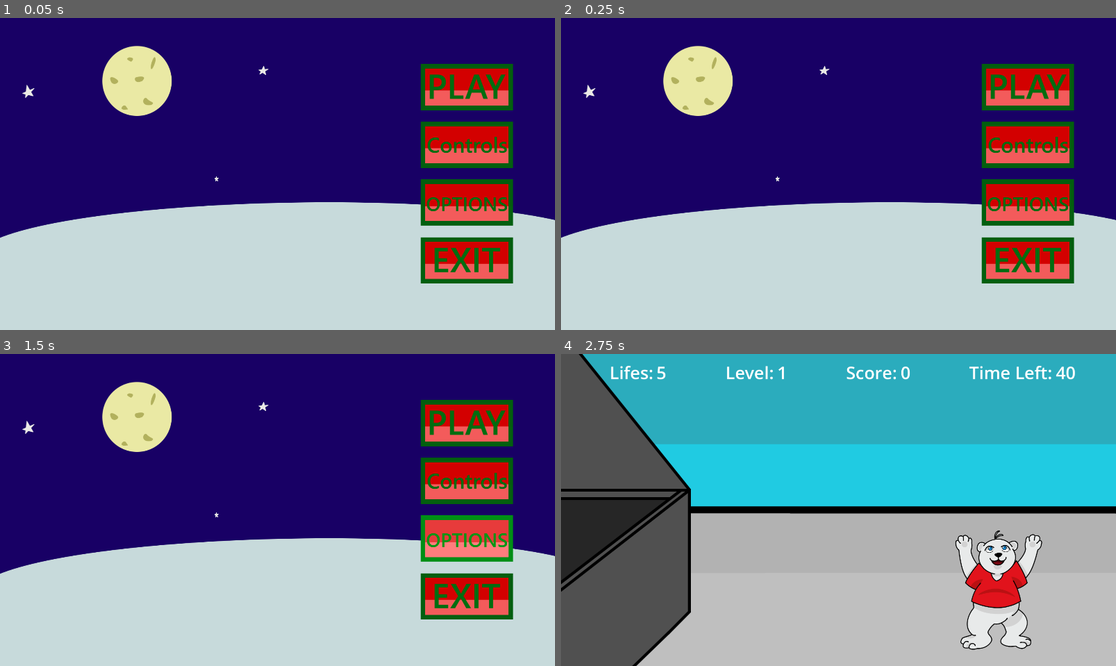
Above: before the commit, frames 1-4 (two rows, left to right).
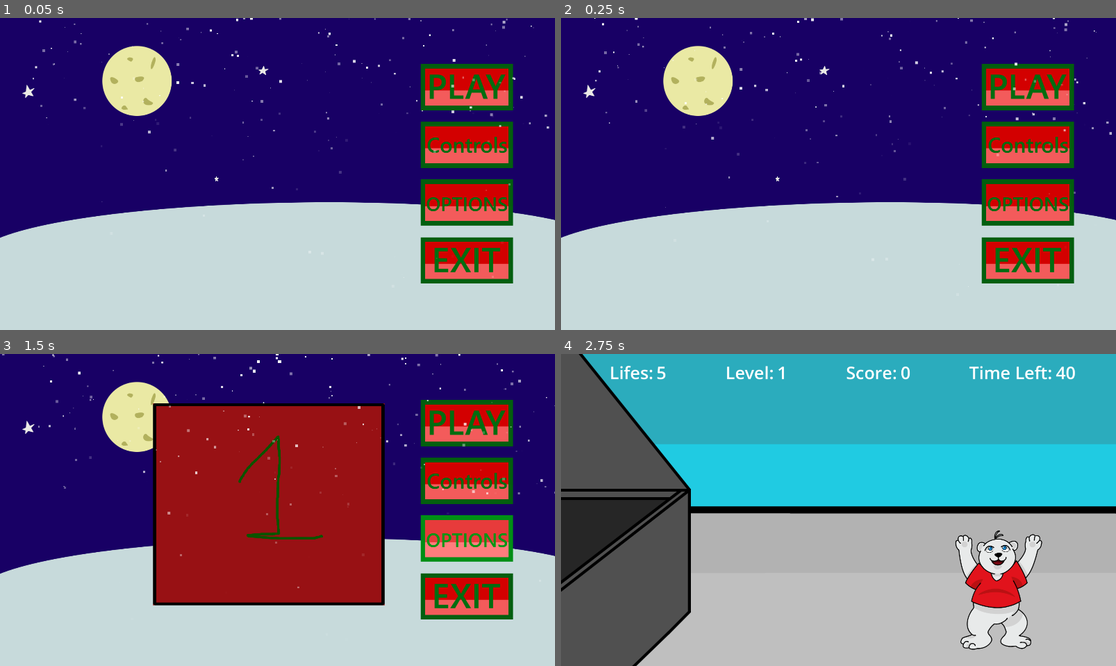
Above: after the commit, the same moments.

Repository: AnaVSSCaldeira/Christmas-Game
Game: Godot game, scene res://Menu/Scenes/Menu.tscn
The game is run twice, just before and just after one commit, with the same random seed, the same clock (stepped at 60 frames per second) and the same inputs.
Inputs (mouse positions are in pixels of both pictures, inside the frame that each line leads up to):
- Up to frame 1 (0.05 s): no input
- Up to frame 2 (0.25 s): no input
- Up to frame 3 (1.5 s): click (466, 481) at 0.5 s; click (466, 538) at 1.25 s
- Up to frame 4 (2.75 s): click (1027, 422) at 2 s

The runs differ from the first frame. In frame 1, 0.3% of the frame differs, in the area x 5-99%, y 0-84%; in frame 2, 0.3%; in frame 3, 27%, in the area x 0-100%, y 0-81%; in frame 4, nothing differs.

Commit message:
Small changes: Images

Diff:
--- a/bean_counters/Game/Scenes/Game.tscn
+++ b/bean_counters/Game/Scenes/Game.tscn
@@ -117,8 +117,8 @@
 shape = SubResource("RectangleShape2D_h0auy")
 
 [node name="Score" parent="." instance=ExtResource("5_h0auy")]
-position = Vector2(265.00003, 485.99997)
-scale = Vector2(13.226765, 26.417887)
+position = Vector2(254, 485.99997)
+scale = Vector2(9.946765, 26.417887)
 
 [node name="Wave_timer" type="Timer" parent="."]
 one_shot = true
--- a/bean_counters/Game/Scenes/Player.tscn
+++ b/bean_counters/Game/Scenes/Player.tscn
@@ -80,7 +80,7 @@
 
 [node name="AnimatedSprite2D" type="AnimatedSprite2D" parent="."]
 sprite_frames = SubResource("SpriteFrames_gctag")
-animation = &"2"
+animation = &"Normal"
 autoplay = "Normal"
 
 [node name="CollisionShape2D" type="CollisionShape2D" parent="."]
--- a/bean_counters/Menu/Scenes/Menu.tscn
+++ b/bean_counters/Menu/Scenes/Menu.tscn
@@ -1,10 +1,12 @@
-[gd_scene load_steps=15 format=3 uid="uid://by76mj3hoxsd6"]
+[gd_scene load_steps=17 format=3 uid="uid://by76mj3hoxsd6"]
 
 [ext_resource type="Script" uid="uid://cswfggo2atew2" path="res://Menu/Scripts/menu.gd" id="1_1c4t6"]
 [ext_resource type="Texture2D" uid="uid://dabp4jwens3si" path="res://Menu/Images/b_play.png" id="2_3vxhy"]
 [ext_resource type="Texture2D" uid="uid://8quh8nkehg7q" path="res://Menu/Images/background.png" id="2_oxlmi"]
+[ext_resource type="Texture2D" uid="uid://cd0pfsf1ssh3j" path="res://Game/Images/screen1.png" id="3_hkslu"]
 [ext_resource type="Texture2D" uid="uid://c0n4djxr5jlt1" path="res://Menu/Images/b_play_hover.png" id="3_p4p8b"]
 [ext_resource type="Texture2D" uid="uid://bmd7wkqaxpihr" path="res://Menu/Images/b_options.png" id="3_y21l4"]
+[ext_resource type="Texture2D" uid="uid://ca261msxr1ajb" path="res://Game/Images/screen2.png" id="4_irw30"]
 [ext_resource type="Texture2D" uid="uid://cfillpkgkn73s" path="res://Menu/Images/b_exit.png" id="4_p4p8b"]
 [ext_resource type="Texture2D" uid="uid://d2l1j1flcgnfy" path="res://Menu/Images/b_options_hover.png" id="5_1lm7l"]
 [ext_resource type="AudioStream" uid="uid://cde0tpfoybihe" path="res://Menu/SFX and Musics/hover.wav" id="5_oxlmi"]
@@ -12,8 +14,8 @@
 [ext_resource type="Texture2D" uid="uid://so5gj7kl2kjt" path="res://Menu/Images/b_exit_hover.png" id="6_wdime"]
 [ext_resource type="Texture2D" uid="uid://bbiavduekf2vn" path="res://Game/Images/b_controls.png" id="7_wtnjr"]
 [ext_resource type="Texture2D" uid="uid://b8kmgnfrgu7w8" path="res://Game/Images/b_controls_hover.png" id="8_co3wy"]
-[ext_resource type="Texture2D" uid="uid://d7puc8meqin8" path="res://Menu/Images/screen.png" id="11_3tbja"]
 [ext_resource type="AudioStream" uid="uid://xcctjxdglg04" path="res://Menu/SFX and Musics/christmas_snow_by_villatic_music.mp3" id="14_co3wy"]
+[ext_resource type="PackedScene" uid="uid://de1q6qyaxlud5" path="res://Scenes/Snow_effect.tscn" id="15_hkslu"]
 
 [node name="Menu" type="Node2D"]
 script = ExtResource("1_1c4t6")
@@ -22,6 +24,29 @@
 position = Vector2(960, 540)
 texture = ExtResource("2_oxlmi")
 flip_h = true
+
+[node name="Options_screen" type="Control" parent="."]
+layout_mode = 3
+anchors_preset = 0
+offset_left = 930.0
+offset_top = 520.0
+offset_right = 970.0
+offset_bottom = 560.0
+
+[node name="Screen" type="Sprite2D" parent="Options_screen"]
+texture_filter = 1
+texture = ExtResource("3_hkslu")
+
+[node name="Control_screen" type="Control" parent="."]
+layout_mode = 3
+anchors_preset = 0
+offset_left = 930.0
+offset_top = 520.0
+offset_right = 1067.0
+offset_bottom = 650.0
+
+[node name="screen" type="Sprite2D" parent="Control_screen"]
+texture = ExtResource("4_irw30")
 
 [node name="Control" type="Control" parent="."]
 layout_mode = 3
@@ -90,19 +115,15 @@
 process_mode = 3
 stream = ExtResource("6_oqrcm")
 
-[node name="Screen" type="Sprite2D" parent="."]
-visible = false
-texture_filter = 1
-position = Vector2(706, 548)
-scale = Vector2(2.12, 2.12)
-texture = ExtResource("11_3tbja")
-
 [node name="Theme" type="AudioStreamPlayer" parent="."]
 stream = ExtResource("14_co3wy")
 volume_db = -20.0
 autoplay = true
 parameters/looping = true
 
+[node name="Snow_effect" parent="." instance=ExtResource("15_hkslu")]
+position = Vector2(942, 0)
+
 [connection signal="pressed" from="Control/VBoxContainer/Play" to="." method="_on_play_pressed"]
 [connection signal="pressed" from="Control/VBoxContainer/Instructions" to="." method="_on_instructions_pressed"]
 [connection signal="pressed" from="Control/VBoxContainer/Options" to="." method="_on_options_pressed"]
--- a/bean_counters/Menu/Scripts/menu.gd
+++ b/bean_counters/Menu/Scripts/menu.gd
@@ -1,8 +1,11 @@
 extends Node2D
 
-@onready var screen = $Screen
+@onready var screen1 = $Options_screen
+@onready var screen2 = $Control_screen
 
 func _ready():
+	screen1.visible = false
+	screen2.visible = false
 	for button in $Control/VBoxContainer.get_children():
 		button.connect("mouse_entered", Callable(self, "_on_button_hovered").bind(button))
 
@@ -23,12 +26,16 @@
 	get_tree().change_scene_to_file("res://Game/Scenes/Game.tscn")
 
 func _on_instructions_pressed():
+	if screen1.visible == true:
+		screen1.visible = false
 	select_sound("Instructions")
-	screen.visible = !(screen.visible)
+	screen2.visible = !(screen2.visible)
 
 func _on_options_pressed():
+	if screen2.visible == true:
+		screen2.visible = false
 	select_sound("Options")
-	screen.visible = !(screen.visible)
+	screen1.visible = !(screen1.visible)
 
 func _on_exit_pressed():
 	select_sound("Exit")
--- /dev/null
+++ b/bean_counters/Scenes/Snow_effect.tscn
@@ -0,0 +1,33 @@
+[gd_scene load_steps=6 format=3 uid="uid://de1q6qyaxlud5"]
+
+[sub_resource type="Curve" id="Curve_alibl"]
+_data = [Vector2(0, 1), 0.0, 0.0, 0, 0, Vector2(0.8064516, 0.29213488), -1.492776, -1.492776, 0, 0, Vector2(1, 0), 0.0, 0.0, 0, 0]
+point_count = 3
+
+[sub_resource type="CurveTexture" id="CurveTexture_mp2gu"]
+curve = SubResource("Curve_alibl")
+
+[sub_resource type="Gradient" id="Gradient_alibl"]
+offsets = PackedFloat32Array(0.4125, 0.55625)
+colors = PackedColorArray(1, 1, 1, 0.45882353, 1, 1, 1, 1)
+
+[sub_resource type="GradientTexture1D" id="GradientTexture1D_mp2gu"]
+gradient = SubResource("Gradient_alibl")
+
+[sub_resource type="ParticleProcessMaterial" id="ParticleProcessMaterial_alibl"]
+particle_flag_disable_z = true
+emission_shape = 3
+emission_box_extents = Vector3(1000, 1, 1)
+gravity = Vector3(45, 98, 0)
+scale_max = 10.0
+color_initial_ramp = SubResource("GradientTexture1D_mp2gu")
+alpha_curve = SubResource("CurveTexture_mp2gu")
+turbulence_enabled = true
+turbulence_influence_min = 0.020000001
+turbulence_influence_max = 0.080000006
+
+[node name="Snow_effect" type="GPUParticles2D"]
+amount = 200
+lifetime = 10.0
+preprocess = 30.0
+process_material = SubResource("ParticleProcessMaterial_alibl")
Binary file changed: bean_counters/Game/Images/player_3.png
Binary file changed: bean_counters/Game/Images/player_4.png
Binary file changed: bean_counters/Game/Images/player_5.png
Binary file added: bean_counters/Game/Images/screen1.png
Not shown, added: bean_counters/Game/Images/screen1.png.import
Binary file added: bean_counters/Game/Images/screen2.png
Not shown, added: bean_counters/Game/Images/screen2.png.import
Not shown, changed: bean_counters/Game/Images/player_3.kra
Not shown, changed: bean_counters/Game/Images/player_3.kra~
Not shown, changed: bean_counters/Game/Images/player_3.png.kra
Not shown, changed: bean_counters/Game/Images/player_3.png~
Not shown, added: bean_counters/Game/Images/player_4.kra
(and 12 more such lines)
